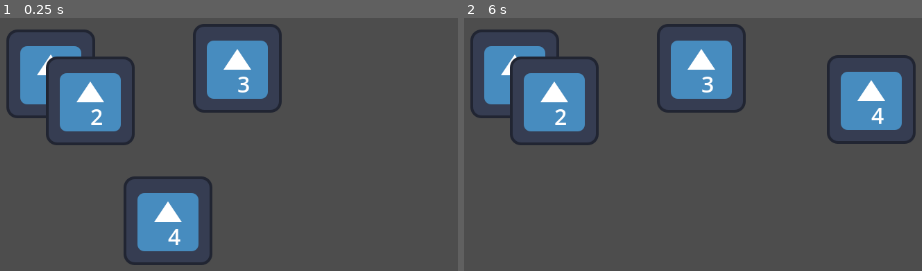
Above: before the commit, frames 1-2 (left to right).
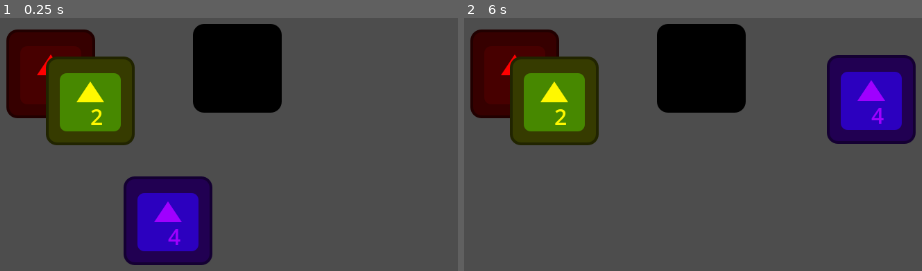
Above: after the commit, the same moments.

Repository: Oblitiel/Calendarium
Game: Godot game, scene res://place_holders/test_scene.tscn
Two runs of this game, one before a commit and one after it. Both use one fixed random seed, a clock stepped at 60 frames per second and the inputs below. The project has no main scene, so this scene is started directly. The engine's default icon, where the game draws it, is replaced by a stand-in: a white triangle on a blue panel in a dark square.
Inputs (mouse positions are in pixels of both pictures, inside the frame that each line leads up to):
- Up to frame 1 (0.25 s): no input
- Up to frame 2 (6 s): tap Enter at 0.5, 2, 3.5 s; move the mouse to (outside the picture) at 0.52 s; press the mouse at (outside the picture) at 0.53 s; tap Space at 1.25, 2.75, 4.25 s; move the mouse to (outside the picture) at 1.27 s; release the mouse at (outside the picture) at 1.28 s; click (outside the picture) at 1.35 s; move the mouse to (509, 119) at 2.02 s; press the mouse at (509, 119) at 2.03 s; move the mouse to (789, 187) at 2.77 s; release the mouse at (789, 187) at 2.78 s; click (789, 187) at 2.85 s; move the mouse to (628, 76) at 3.52 s; press the mouse at (628, 76) at 3.53 s; move the mouse to (outside the picture) at 4.27 s; release the mouse at (outside the picture) at 4.28 s; click (outside the picture) at 4.35 s; move the mouse to (587, 210) at 5.02 s; press the mouse at (587, 210) at 5.03 s; move the mouse to (830, 88) at 5.77 s; release the mouse at (830, 88) at 5.78 s; click (830, 88) at 5.85 s

The runs differ from the first frame. In frame 1, 24% of the frame differs, in the area x 1-62%, y 2-98%; in frame 2, 24%, in the area x 1-99%, y 2-51%.

Commit message:
Item slot finished

Diff:
--- /dev/null
+++ b/nodes/item_slot.gd
@@ -0,0 +1,17 @@
+class_name ItemSlot
+extends Area2D
+
+var item_placed : GrabbableItem
+
+
+func _physics_process(_delta: float) -> void:
+	var items_in_spot : Array = get_overlapping_areas()
+	if (
+		items_in_spot.size() > 0
+		and not item_placed
+		and not items_in_spot[0].is_grabbed
+	):
+		item_placed = items_in_spot[0]
+		item_placed.global_position = global_position
+	else:
+		item_placed = null
--- a/nodes/slot.gd
+++ /dev/null
@@ -1,3 +0,0 @@
-extends Area2D
-
-func _ready() -> void:
--- a/place_holders/test_scene.tscn
+++ b/place_holders/test_scene.tscn
@@ -1,19 +1,35 @@
-[gd_scene load_steps=3 format=3 uid="uid://cs6j1nqbcogyi"]
+[gd_scene load_steps=5 format=3 uid="uid://cs6j1nqbcogyi"]
 
 [ext_resource type="Script" uid="uid://blavddmtriurf" path="res://nodes/grab_controller/grab_controller_hold.gd" id="1_ia1lp"]
 [ext_resource type="PackedScene" uid="uid://cn1kxj4agga2x" path="res://place_holders/grabbable_item_test.tscn" id="1_uhqqe"]
+[ext_resource type="Script" uid="uid://cusyxuw8b80iq" path="res://nodes/item_slot.gd" id="3_hpxmh"]
+
+[sub_resource type="RectangleShape2D" id="RectangleShape2D_wyy85"]
+size = Vector2(102, 152)
 
 [node name="Node2D" type="Node2D"]
 script = ExtResource("1_ia1lp")
 
 [node name="GrabbableItem" parent="." instance=ExtResource("1_uhqqe")]
+modulate = Color(1, 0, 0, 1)
 position = Vector2(239, 160)
 
 [node name="GrabbableItem2" parent="." instance=ExtResource("1_uhqqe")]
+modulate = Color(1, 0.9726703, 0, 1)
 position = Vector2(296, 199)
 
 [node name="GrabbableItem3" parent="." instance=ExtResource("1_uhqqe")]
+modulate = Color(0, 0, 0, 1)
 position = Vector2(508, 152)
 
 [node name="GrabbableItem4" parent="." instance=ExtResource("1_uhqqe")]
+modulate = Color(0.62156963, 0, 1, 1)
 position = Vector2(408, 372)
+
+[node name="ItemSlot" type="Area2D" parent="."]
+position = Vector2(615, 401)
+script = ExtResource("3_hpxmh")
+metadata/_custom_type_script = "uid://cusyxuw8b80iq"
+
+[node name="CollisionShape2D" type="CollisionShape2D" parent="ItemSlot"]
+shape = SubResource("RectangleShape2D_wyy85")
Renamed: nodes/slot.gd.uid -> nodes/item_slot.gd.uid
